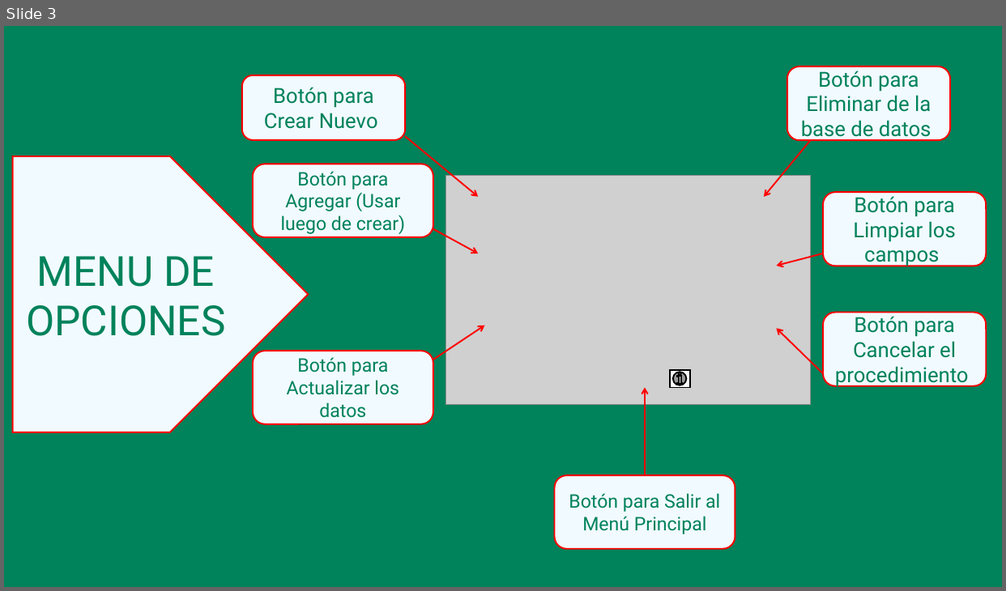
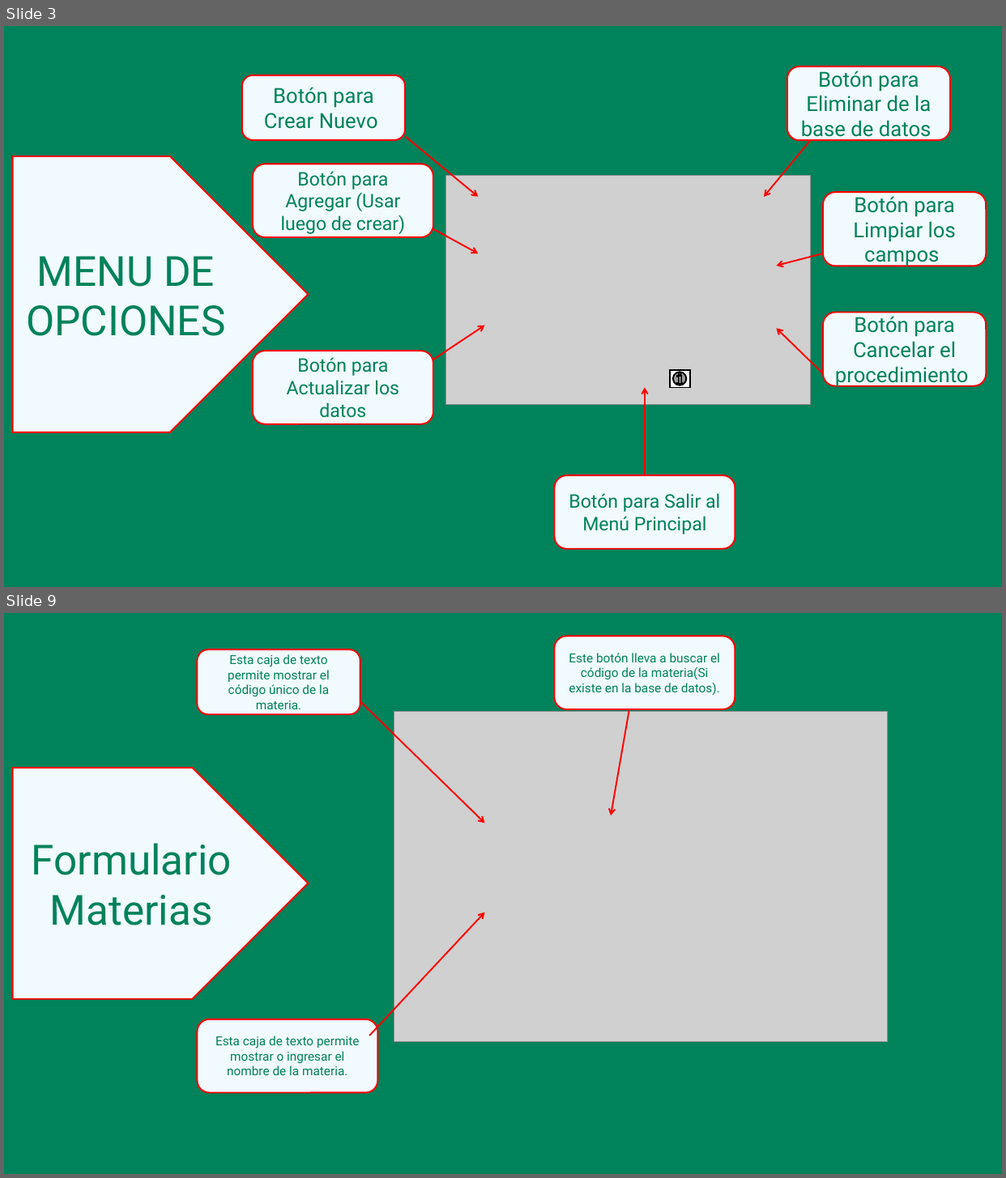
Before and after one commit to SamuelMedina07/ProyectoColegioSala1, a slide deck: ManualUsuario.pptx. Shown one above the other, each under a label of ours: slide 3 before the commit, slides 3 and 9 after it; the slides between them are not shown. The pictures are 1006x591 and 1006x1178 pixels, drawn with LibreOffice and Linux fonts; fonts in the diff are those of the drawing; grey boxes stand for pictures. Boxes give left, top, right and bottom in pixels: in the first picture for what was removed or moved away, otherwise in the second. Text is boxed around its words. In the diff, an @@ line names an element or a change of style, - is before the commit and + after.

```diff
--- a/ManualUsuario.pptx
+++ b/ManualUsuario.pptx
@@ slide 9 added at bbox=[4, 613, 1002, 1174], background #00825A @@
@@ rounded rectangle added at bbox=[554, 636, 735, 709], fill #F1FAFF, outline #FF0000 1.5 pt, 12 pt, text #00825A @@
+Este botón lleva a buscar el código de la materia(Si existe en la base de datos).
@@ rounded rectangle added at bbox=[197, 649, 360, 715], fill #F1FAFF, outline #FF0000 1.5 pt, 12 pt, text #00825A @@
+Esta caja de texto permite mostrar el código único de la materia.
@@ arrow added from (361, 703) to (484, 824), #FF0000 1.5 pt @@
@@ picture added at bbox=[394, 711, 888, 1042] @@
@@ arrow added from (629, 710) to (612, 815), #FF0000 1.5 pt @@
@@ pentagon arrow added at bbox=[12, 768, 308, 999], fill #F1FAFF, outline #FF0000 1.5 pt, 40 pt, text #00825A @@
+Formulario Materias
@@ arrow added from (369, 1036) to (484, 913), #FF0000 1.5 pt @@
@@ rounded rectangle added at bbox=[197, 1020, 377, 1093], fill #F1FAFF, outline #FF0000 1.5 pt, 12 pt, text #00825A @@
+Esta caja de texto permite mostrar o ingresar el nombre de la materia.
```
Also in this commit, not shown: 1 slide changed, 8 other slides added.
